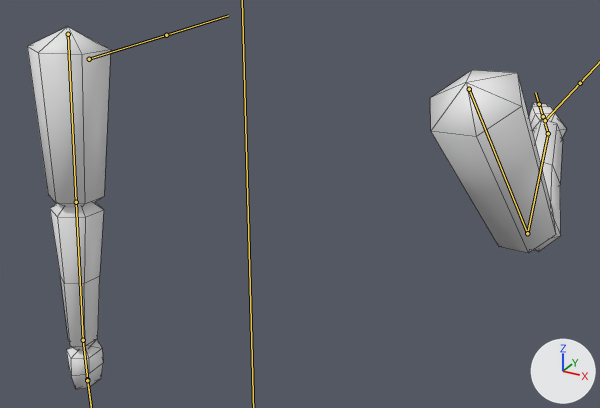
The FBX model Assets/Models/rapierarms.fbx as it was, and as the next commit left it.
The view is the same before and after, from a 50 mm camera at (1.051, -1.118, 0.364) aimed at (-0.015, 0.82, -0.605). The lights are fixed; the arrows at lower right show +X, +Y and +Z. Both versions are drawn at frame 1 of the action 'Armature|parry'; the numbers are the values there. The bones that bend it are drawn over the model as lines. Mesh edges are drawn as thin lines.
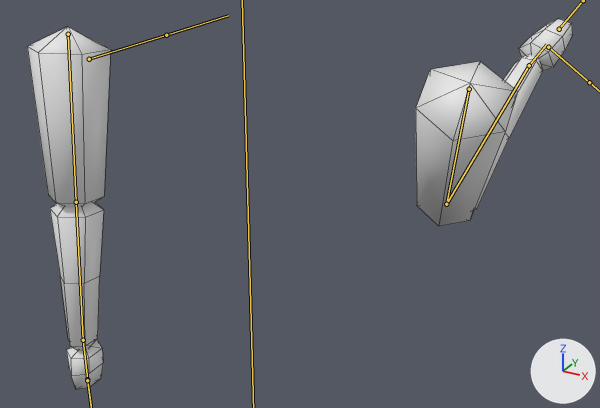
What differs and where, as boxes [x1, y1, x2, y2] in the pictures (600 x 408 px):
'Cylinder', posed: before [27, 27, 566, 389]; after [27, 19, 573, 389]
bone 'UpperArm.R', root to tip: before (469, 89) to (527, 233); after (469, 89) to (446, 204)
bone 'LowerArm.R', root to tip: before (527, 233) to (548, 133); after (446, 204) to (529, 65)
bone 'Hand.R', root to tip: before (548, 133) to (545, 123); after (529, 65) to (546, 44)

The change, as a list of edits to the scene's bpy script:
```text
Change bone_upperarm_r:
    where bone_upperarm_r = bpy.data.objects['Armature'].pose.bones['UpperArm.R']  # child of 'Bone'
    bone_upperarm_r.rotation_quaternion: (0.95, 0.226, -0.148, -0.155) -> (0.949, 0.291, -0.061, 0.106)  # degrees (29, -12, -22) -> degrees (33, -10, 10)
Change bone_lowerarm_r:
    where bone_lowerarm_r = bpy.data.objects['Armature'].pose.bones['LowerArm.R']  # child of 'UpperArm.R'
    bone_lowerarm_r.rotation_quaternion: (0.77, 0.632, 0.029, -0.082) -> (0.59, 0.787, 0.175, 0.043)  # degrees (78, 8, -5) -> degrees (108, 8, 19)
Change bone_hand_r:
    where bone_hand_r = bpy.data.objects['Armature'].pose.bones['Hand.R']  # child of 'LowerArm.R'
    bone_hand_r.rotation_quaternion: (0.98, -0.055, -0.127, 0.142) -> (0.992, -0.029, 0.095, -0.08)  # degrees (-8, -13, 17) -> degrees (-4, 11, -10)
```
